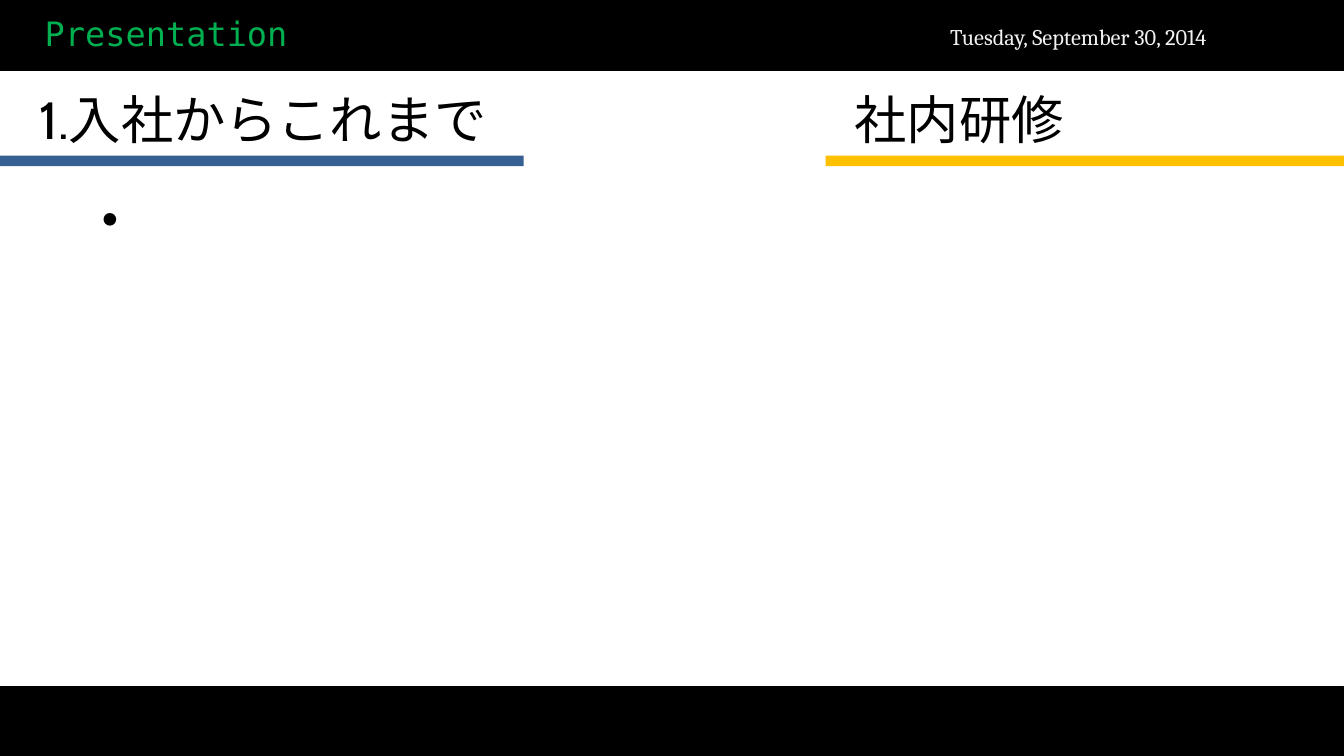
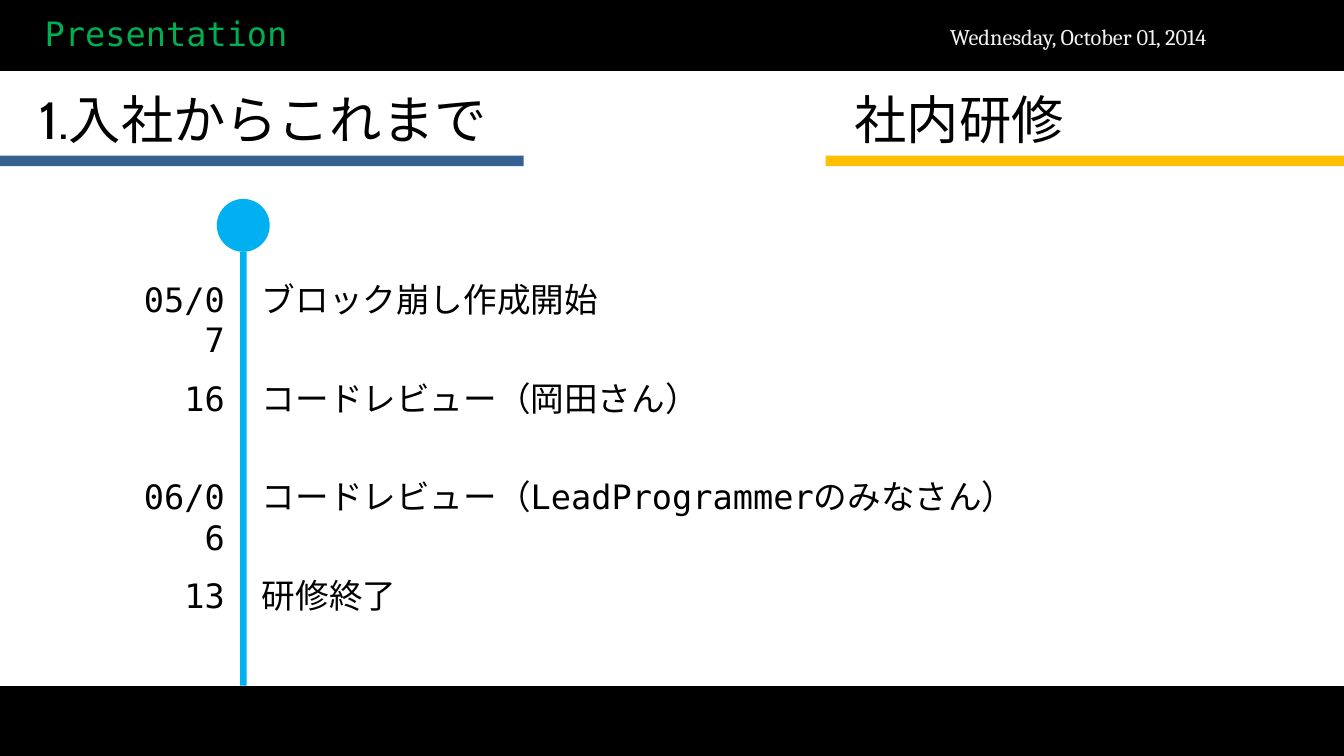
Before and after one commit to scarecrow173/Test, a slide deck: slide 4 of 試用期間終了.pptx. Drawn at 1344x756 pixels with LibreOffice and Linux fonts; fonts in the diff are those of the drawing; background and template pictures are left out. Boxes give left, top, right and bottom in pixels: in the first picture for what was removed or moved away, otherwise in the second. Text is boxed around its words. In the diff, an @@ line names an element or a change of style, - is before the commit and + after.

```diff
--- a/試用期間終了.pptx
+++ b/試用期間終了.pptx
@@ text at bbox=[950, 29, 1206, 50]: text changed @@
-Tuesday, September 30, 2014
+Wednesday, October 01, 2014
@@ ellipse added at bbox=[216, 199, 269, 251], fill #00B0F0 @@
@@ text removed at bbox=[81, 213, 141, 226] @@
-・
@@ rectangle added at bbox=[241, 251, 247, 685], fill #00B0F0 @@
@@ text added at bbox=[144, 287, 225, 315], 18 pt, text #000000 @@
+05/07
@@ text added at bbox=[262, 283, 598, 315], 18 pt, text #000000 @@
+ブロック崩し作成開始
@@ text added at bbox=[184, 386, 224, 412], 18 pt, text #000000 @@
+16
@@ text added at bbox=[262, 382, 699, 414], 18 pt, text #000000 @@
+コードレビュー（岡田さん）
@@ text added at bbox=[144, 484, 225, 512], 18 pt, text #000000 @@
+06/06
@@ text added at bbox=[262, 480, 1016, 517], 18 pt, text #000000 @@
+コードレビュー（LeadProgrammerのみなさん）
@@ text added at bbox=[184, 583, 224, 609], 18 pt, text #000000 @@
+13
@@ text added at bbox=[262, 580, 396, 611], 18 pt, text #000000 @@
+研修終了
```
Also in this commit, not shown: 17 other slides changed, 3 slides added, 2 slides removed, 1 other file.
